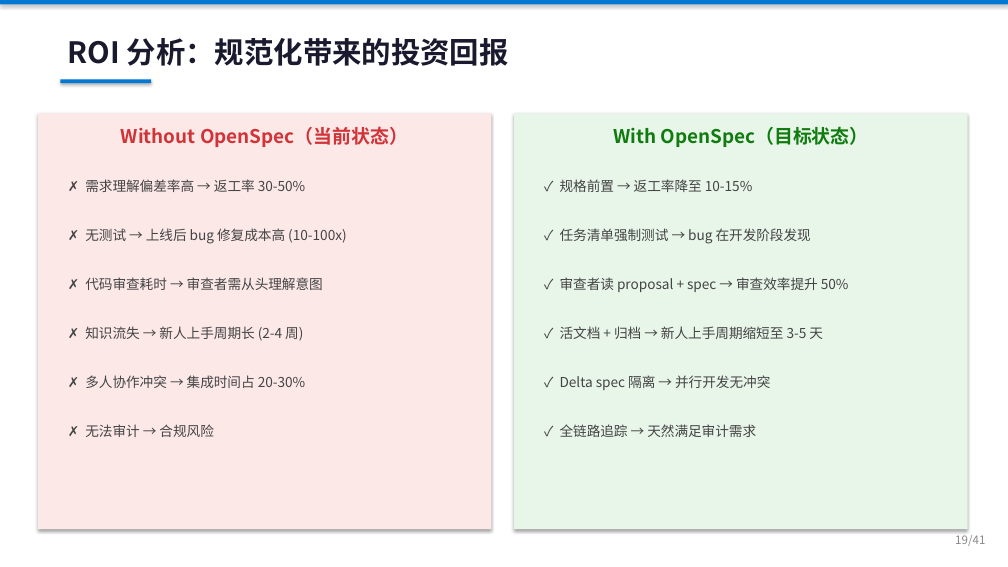
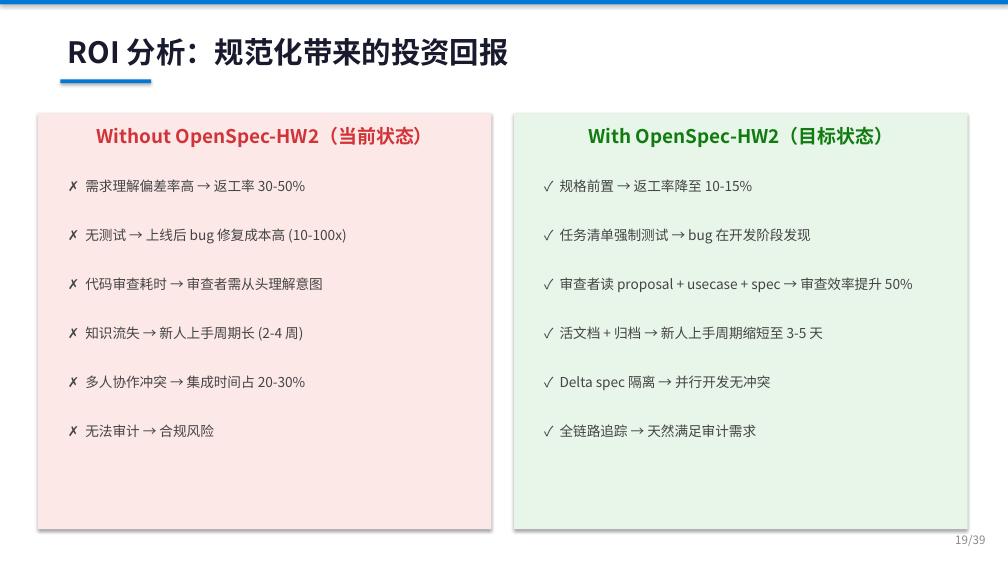
Before and after one commit to ZhifeiDou/OpenSpec_Modify, a slide deck: slide 15 of OpenSpec_技术研究汇报.pptx (slide 19 before the commit). Drawn at 1008x567 pixels with LibreOffice and Linux fonts; fonts in the diff are those of the drawing. Boxes give left, top, right and bottom in pixels: in the first picture for what was removed or moved away, otherwise in the second. Text is boxed around its words. In the diff, an @@ line names an element or a change of style, - is before the commit and + after.

```diff
--- a/OpenSpec_技术研究汇报.pptx
+++ b/OpenSpec_技术研究汇报.pptx
@@ text at (96,126,433,147): text changed @@
-Without OpenSpec（当前状态）
+Without OpenSpec-HW2（当前状态）
@@ text at (589,126,893,147): text changed @@
-With OpenSpec（目标状态）
+With OpenSpec-HW2（目标状态）
@@ text at (560,277,913,292): text changed @@
-✓ 审查者读 proposal + spec → 审查效率提升 50%
+✓ 审查者读 proposal + usecase + spec → 审查效率提升 50%
@@ text at (955,535,985,546): text changed @@
-19/41
+19/39
```
Also in this commit, not shown: 34 other slides changed, 6 slides removed.
